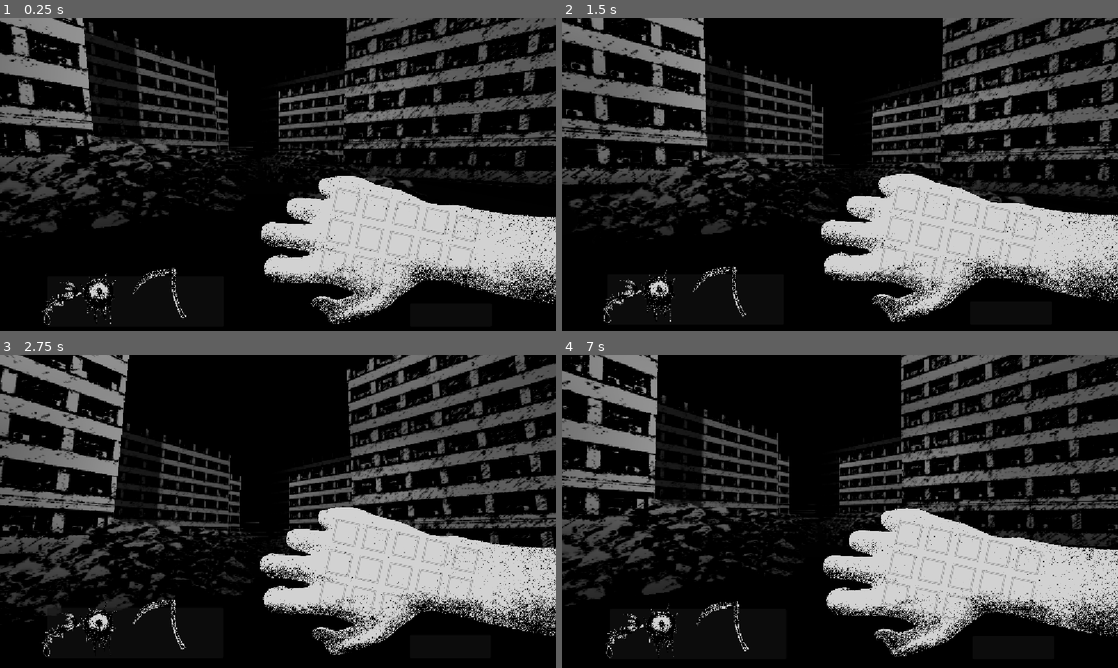
Above: before the commit, frames 1-4 (two rows, left to right).
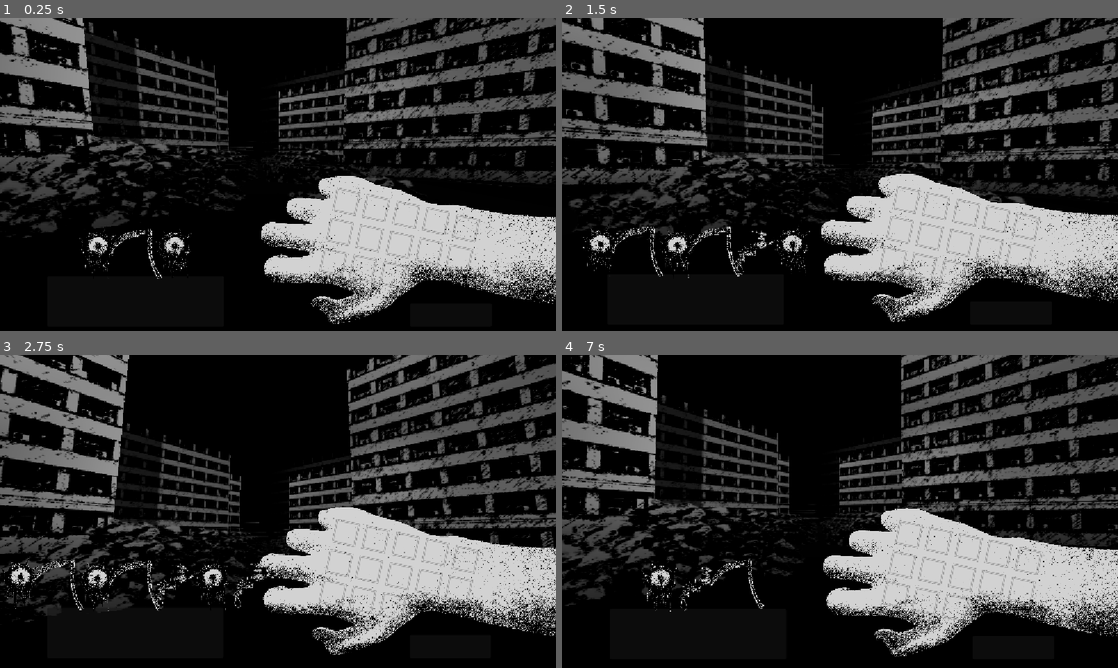
Above: after the commit, the same moments.

Repository: kandlash/Inkhedoro
Game: Godot game, scene res://scenes/levels/level_1.tscn
Same seed, same stepped clock (60 frames per second), same inputs: the game is played once before the commit and once after it.
Inputs (mouse positions are in pixels of both pictures, inside the frame that each line leads up to):
- Up to frame 1 (0.25 s): no input
- Up to frame 2 (1.5 s): tap Enter (ui_accept) at 0.5, 0.77 s; move the mouse to (962, 158) at 0.52 s; hold Up (ui_up) 0.53-1.25 s; click (962, 158) at 0.67 s; drag from (728, 190) to (895, 259) at 1.27 s
- Up to frame 3 (2.75 s): move the mouse to (333, 442) at 2.02 s; hold Up (ui_up) from 2.03 s (still down); click (333, 442) at 2.17 s
- Up to frame 4 (7 s): release Up (ui_up) at 2.75 s; drag from (812, 574) to (940, 539) at 2.77 s; move the mouse to (1006, 558) at 3.52 s; hold Down (ui_down) 3.53-4.25 s; click (1006, 558) at 3.67 s; tap Enter (ui_accept) at 3.77, 6.77 s; drag from (673, 464) to (756, 433) at 4.27 s; move the mouse to (867, 511) at 5.02 s; hold Down (ui_down) 5.03-5.75 s; click (867, 511) at 5.17 s; drag from (756, 433) to (728, 527) at 5.77 s; move the mouse to (962, 495) at 6.52 s; hold Up (ui_up) from 6.53 s (still down); click (962, 495) at 6.67 s

The runs differ from the first frame. In frame 1, 1.0% of the frame differs, in the area x 7-35%, y 67-98%; in frame 2, 1.5%; in frame 3, 1.9%, in the area x 0-49%, y 64-97%; in frame 4, 1.1%.

Commit message:
deck, hand

Diff:
--- a/scenes/levels/level_1.tscn
+++ b/scenes/levels/level_1.tscn
@@ -1,8 +1,12 @@
-[gd_scene load_steps=13 format=3 uid="uid://cjt8h4a83g2kx"]
+[gd_scene load_steps=17 format=3 uid="uid://cjt8h4a83g2kx"]
 
 [ext_resource type="PackedScene" uid="uid://dmwwst3hdut4y" path="res://scenes/player/player.tscn" id="1_ksju7"]
+[ext_resource type="Script" uid="uid://ucnthhnsfq17" path="res://scripts/main/deck/deck.gd" id="1_sk5k4"]
 [ext_resource type="Texture2D" uid="uid://ba7bhpvw034ce" path="res://assets/textures/garbade_texture.png" id="2_6iamk"]
+[ext_resource type="PackedScene" uid="uid://v3oiujvowil2" path="res://scenes/cards/eye.tscn" id="2_dga24"]
 [ext_resource type="Texture2D" uid="uid://b6k2hktp0uedu" path="res://assets/textures/panel_texture.png" id="3_nsrm0"]
+[ext_resource type="PackedScene" uid="uid://bkjxu46hk1w8s" path="res://scenes/cards/sickle.tscn" id="3_qxy0u"]
+[ext_resource type="PackedScene" uid="uid://ceokwkhruu0yj" path="res://scenes/cards/lil_centipede.tscn" id="4_excbq"]
 [ext_resource type="Texture2D" uid="uid://drc332otkylbl" path="res://assets/textures/eye_texture.png" id="4_x42e6"]
 [ext_resource type="Texture2D" uid="uid://cuxy30l1flsch" path="res://assets/sprites/enemy_dummy.png" id="5_6761a"]
 
@@ -56,6 +60,14 @@
 [node name="WorldEnvironment" type="WorldEnvironment" parent="."]
 environment = SubResource("Environment_nsrm0")
 
+[node name="Deck" type="Node" parent="."]
+script = ExtResource("1_sk5k4")
+deck = Dictionary[PackedScene, int]({
+ExtResource("2_dga24"): 3,
+ExtResource("3_qxy0u"): 2,
+ExtResource("4_excbq"): 2
+})
+
 [node name="player" parent="." instance=ExtResource("1_ksju7")]
 transform = Transform3D(1, 0, 0, 0, 1, 0, 0, 0, 1, 0, 0.7834475, 19.710766)
 
--- a/scenes/player/player.tscn
+++ b/scenes/player/player.tscn
@@ -1,12 +1,10 @@
-[gd_scene load_steps=14 format=3 uid="uid://dmwwst3hdut4y"]
+[gd_scene load_steps=12 format=3 uid="uid://dmwwst3hdut4y"]
 
 [ext_resource type="Texture2D" uid="uid://cywxycueh0kl5" path="res://assets/sprites/arm_test3.png" id="1_8afob"]
 [ext_resource type="Script" uid="uid://d4mvcidbtb15w" path="res://scripts/main/player/player.gd" id="1_dovo2"]
 [ext_resource type="Texture2D" uid="uid://duk00ovikfhfl" path="res://assets/sprites/arm_tatoo_pose.png" id="3_gmlin"]
 [ext_resource type="Texture2D" uid="uid://0koxmjyxn077" path="res://assets/sprites/tattoo_frame.png" id="4_lvxji"]
-[ext_resource type="PackedScene" uid="uid://v3oiujvowil2" path="res://scenes/cards/eye.tscn" id="6_75vfm"]
-[ext_resource type="PackedScene" uid="uid://ceokwkhruu0yj" path="res://scenes/cards/lil_centipede.tscn" id="7_0owmy"]
-[ext_resource type="PackedScene" uid="uid://bkjxu46hk1w8s" path="res://scenes/cards/sickle.tscn" id="8_qek5x"]
+[ext_resource type="Script" uid="uid://cc2tbxhnjcxwb" path="res://scripts/main/player/cards_hand.gd" id="5_p47bc"]
 
 [sub_resource type="CapsuleShape3D" id="CapsuleShape3D_x7p2l"]
 
@@ -295,21 +293,14 @@
 scale = Vector2(0.99999976, 0.99999976)
 shape = SubResource("RectangleShape2D_lvxji")
 
-[node name="CardsPanel" type="Panel" parent="CanvasLayer/TattooPose"]
+[node name="CardsHand" type="Panel" parent="CanvasLayer/TattooPose"]
 layout_mode = 0
 offset_left = -463.0
 offset_top = -79.0
 offset_right = -97.0
 offset_bottom = 25.0
-
-[node name="Sickle" parent="CanvasLayer/TattooPose/CardsPanel" instance=ExtResource("8_qek5x")]
-position = Vector2(233, 35)
-
-[node name="Eye" parent="CanvasLayer/TattooPose/CardsPanel" instance=ExtResource("6_75vfm")]
-position = Vector2(106, 45)
-
-[node name="Lil_Centipede" parent="CanvasLayer/TattooPose/CardsPanel" instance=ExtResource("7_0owmy")]
-position = Vector2(29, 52)
+script = ExtResource("5_p47bc")
+tween_time = 0.15
 
 [node name="Panel2" type="Panel" parent="CanvasLayer/TattooPose"]
 layout_mode = 0
--- a/scripts/globals/G.gd
+++ b/scripts/globals/G.gd
@@ -4,3 +4,5 @@
 var used_grids: Array[Area2D]
 
 var selected_card: CardBase
+var deck: Deck
+var hand: Hand
--- a/scripts/main/cards/card_base.gd
+++ b/scripts/main/cards/card_base.gd
@@ -15,6 +15,8 @@
 var start_position
 var on_arm: bool = false
 @onready var center: Node2D = $Center
+
+signal card_dropped
 
 @onready var cells: Node2D = $Cells
 
@@ -88,6 +90,7 @@
 					on_arm = true
 				else:
 					global_position = start_position
+				emit_signal("card_dropped", self)
 		elif event.button_index == MOUSE_BUTTON_RIGHT:
 			if event.pressed and dragging:
 				rotate(deg_to_rad(90))
--- /dev/null
+++ b/scripts/main/deck/deck.gd
@@ -0,0 +1,48 @@
+extends Node
+class_name Deck
+
+@export var deck: Dictionary[PackedScene, int]
+var unused_cards: Array = []
+var used_cards: Array = []
+
+func _ready() -> void:
+	G.deck = self
+	generate_deck()
+
+func generate_deck() -> void:
+	unused_cards.clear()
+	used_cards.clear()
+	for card_scene in deck.keys():
+		var count = deck[card_scene]
+		for i in range(count):
+			var card_instance = card_scene.instantiate()
+			unused_cards.append(card_instance)
+	_shuffle_unused()
+
+func add_to_deck(new_cards: Dictionary[PackedScene, int]) -> void:
+	for card_scene in new_cards.keys():
+		var count = new_cards[card_scene]
+		for i in range(count):
+			var card_instance = card_scene.instantiate()
+			unused_cards.append(card_instance)
+	_shuffle_unused()
+
+func _shuffle_unused() -> void:
+	unused_cards.shuffle()
+
+func generate_hand(size: int) -> Array:
+	var hand: Array = []
+
+	while hand.size() < size:
+		if unused_cards.is_empty():
+			if used_cards.is_empty():
+				break
+			unused_cards = used_cards.duplicate()
+			used_cards.clear()
+			_shuffle_unused()
+
+		var card = unused_cards.pop_back()
+		hand.append(card)
+		used_cards.append(card)
+
+	return hand
--- /dev/null
+++ b/scripts/main/player/cards_hand.gd
@@ -0,0 +1,88 @@
+extends Panel
+class_name Hand
+
+@export var card_spacing := 80
+@export var max_card_angle := 3
+@export var base_y_offset := 150
+@export var smooth_appearance := true
+@export var tween_time := 0.25
+
+func _ready() -> void:
+	G.hand = self
+	add_cards(G.deck.generate_hand(3))
+
+func _process(_delta: float) -> void:
+	if Input.is_action_just_pressed("ui_up"):
+		add_cards(G.deck.generate_hand(3))
+	if Input.is_action_just_pressed("ui_down"):
+		drop_cards()
+
+func add_card(card):
+	card.visible = true
+	if card.get_parent() == self:
+		_update_card_layout()
+		return
+	add_child(card)
+	card.connect("card_dropped", _on_card_dropped)
+	_update_card_layout()
+
+func _on_card_dropped(_card):
+	_update_card_layout()
+
+func add_cards(cards):
+	for card in cards:
+		add_card(card)
+
+func drop_cards():
+	G.used_grids.clear()
+	var cards = get_children()
+	for card in cards:
+		card.on_arm = false
+		if card.is_connected("card_dropped", _on_card_dropped):
+			card.disconnect("card_dropped", _on_card_dropped)
+		remove_child(card)
+
+func _update_card_layout() -> void:
+	var cards_to_update: Array[CardBase]
+	for card in get_children():
+		if card.on_arm:
+			continue
+		cards_to_update.append(card)
+
+	var count := cards_to_update.size()
+	if count == 0:
+		return
+
+	var center_x = size.x / 2
+	var base_y = size.y - base_y_offset
+	var card_size = cards_to_update[0].scale
+
+	if count == 1:
+		var card = cards_to_update[0]
+		_set_card_transform(card, Vector2(center_x - card_size.x / 2, base_y), 0.0, 0)
+		return
+
+	var total_width = (count - 1) * card_spacing + card_size.x
+	var start_x = center_x - total_width / 2
+	var angle_step = (max_card_angle * 2.0) / (count - 1)
+	var start_angle = max_card_angle
+
+	for i in range(count):
+		var card = cards_to_update[i]
+		var rot_deg = start_angle - i * angle_step
+		var x = start_x + i * card_spacing
+		var y = base_y - abs(rot_deg) * 1.2
+		_set_card_transform(card, Vector2(x, y), rot_deg, i)
+
+func _set_card_transform(card: CanvasItem, target_pos: Vector2, target_rot: float, index: int) -> void:
+	if !card:
+		return
+	card.z_index = index
+	if smooth_appearance:
+		var tween = create_tween()
+		tween.tween_property(card, "position", target_pos, tween_time).set_trans(Tween.TRANS_SINE).set_ease(Tween.EASE_OUT)
+		tween.tween_property(card, "rotation_degrees", target_rot, tween_time).set_trans(Tween.TRANS_SINE).set_ease(Tween.EASE_OUT)
+		tween.tween_callback(Callable.create(self, "update_card").bind(card))
+	else:
+		card.position = target_pos
+		card.rotation_degrees = target_rot
--- a/scripts/main/player/player.gd
+++ b/scripts/main/player/player.gd
@@ -20,7 +20,6 @@
 @export var breathing_strength := 6.0
 @export var breathing_speed := 1.5
 
-# Ходьба
 var walk_time := 0.0
 @export var walk_strength := 12.0
 @export var walk_speed := 8.0
@@ -44,7 +43,7 @@
 	if Input.is_action_just_pressed("ui_accept"):
 		arm_base.visible = !arm_base.visible
 		tattoo_pose.visible = !tattoo_pose.visible
-	# --- мышь ---
+
 	var viewport := get_viewport()
 	var mouse_pos := viewport.get_mouse_position()
 	var size := viewport.get_visible_rect().size
@@ -56,7 +55,6 @@
 	last_mouse_pos = mouse_pos
 	var is_mouse_moving := mouse_delta > 0.5
 
-	# камера
 	var target_x := -ny * max_look_angle
 	var target_y := -nx * max_look_angle
 
@@ -65,8 +63,6 @@
 	current.y = lerp(current.y, target_y, delta * 8.0)
 	head.rotation_degrees = current
 
-
-	# --- дыхание ---
 	if not is_mouse_moving and velocity.length() < 0.1:
 		breathing_time += delta * breathing_speed
 	else:
@@ -78,7 +74,6 @@
 	)
 
 	var walk_offset := Vector2.ZERO
-
 	if velocity.length() > 0.1:
 		walk_time += delta * walk_speed
 		walk_offset = Vector2(
@@ -88,14 +83,8 @@
 	else:
 		walk_time = lerp(walk_time, 0.0, delta * 3.0)
 
-
-	# --- sway от мыши ---
 	var mouse_sway := Vector2(nx, ny) * sway_amount
-
-
-	# --- итоговый оффсет ---
 	var final_offset := breathing_offset + mouse_sway + walk_offset
-
 	arm_base.position = arm_base.position.lerp(arm_base_start_pos + final_offset, delta * 6.0)
 	tattoo_pose.position = tattoo_pose.position.lerp(tattoo_pose_start_pos + final_offset/2, delta * 6.0)
 
Not shown, added: scripts/main/deck/deck.gd.uid
Not shown, added: scripts/main/player/cards_hand.gd.uid
